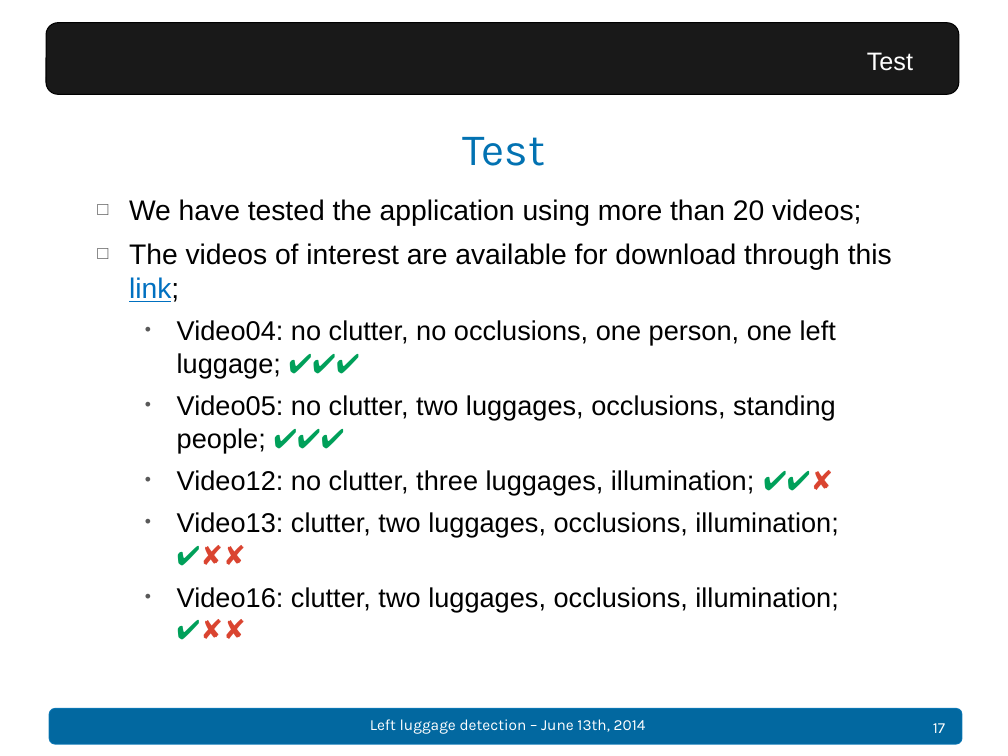
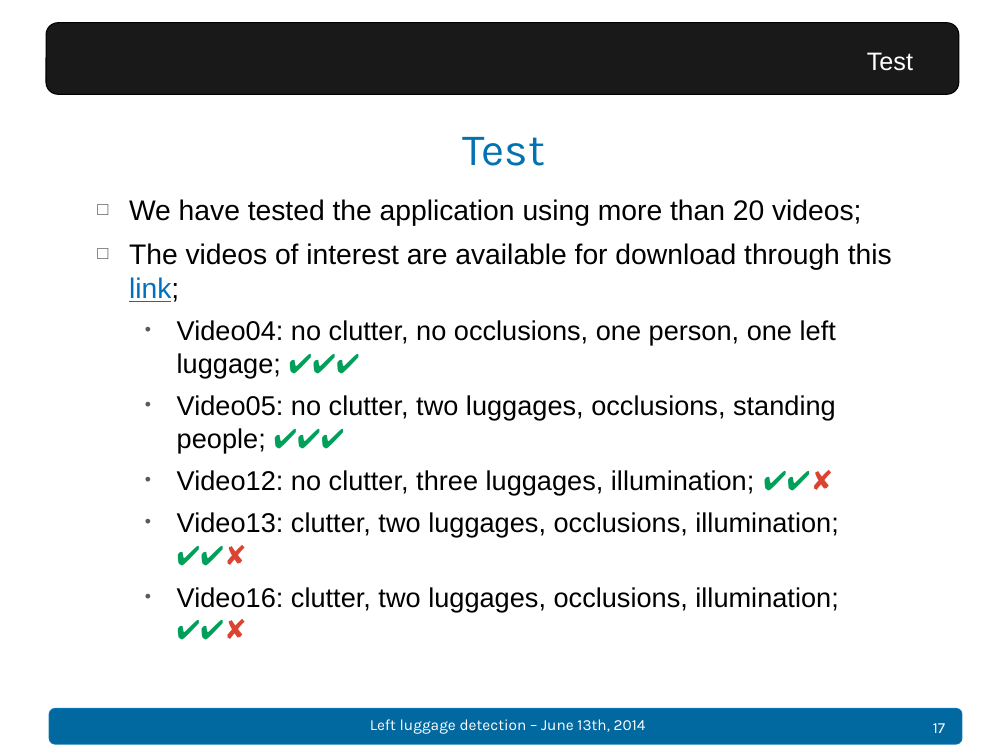
Before and after one commit to Dining-Engineers/left-luggage-detection, a slide deck: slide 17 of docs/Presentation - Left luggage detection.pptx. Drawn at 1008x756 pixels with LibreOffice and Linux fonts; fonts in the diff are those of the drawing; background and template pictures are left out. Boxes give left, top, right and bottom in pixels: in the first picture for what was removed or moved away, otherwise in the second. Text is boxed around its words. In the diff, an @@ line names an element or a change of style, - is before the commit and + after.

Commit message:
presentation

```diff
--- a/docs/Presentation - Left luggage detection.pptx
+++ b/docs/Presentation - Left luggage detection.pptx
@@ text at box(177, 512, 838, 612): text changed @@
-  • Video13: clutter, two luggages, occlusions, illumination; ✔✘✘
-  • Video16: clutter, two luggages, occlusions, illumination; ✔✘✘
+  • Video13: clutter, two luggages, occlusions, illumination; ✔✔✘
+  • Video16: clutter, two luggages, occlusions, illumination; ✔✔✘
```
Also in this commit, not shown: 1 other file.
